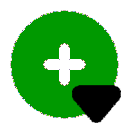
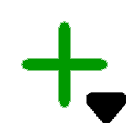
Before/after of a 128×128 layered artwork. What changed in the layer stack:
removed layer "Ebene 1" over [left=72, top=85, right=121, bottom=123]
added layer "Ebene 2" above "Ebene 3" over [left=21, top=21, right=108, bottom=108]
added layer "Ebene 3" above "Ebene 0 Kopie" over [left=86, top=92, right=126, bottom=123]
hid "Ebene 0 Kopie" over [left=10, top=10, right=119, bottom=119]
